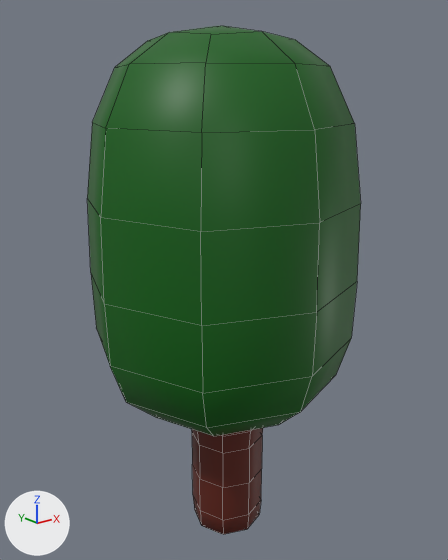
An edit to the FBX model ggj2023/SourceArt/Environment/LowPolyTree/lowpolytree.fbx, drawn before and after from the same camera.
Both versions are drawn from a 50 mm lens placed at (-17.9, -22.1, 22.5), pointed at (0.2, 0.5, 13.4). Lighting does not change. The marker at lower left points along +X, +Y and +Z. Mesh edges are drawn as thin lines. Where no turn or scale is listed for an object, it has been applied to the vertices.
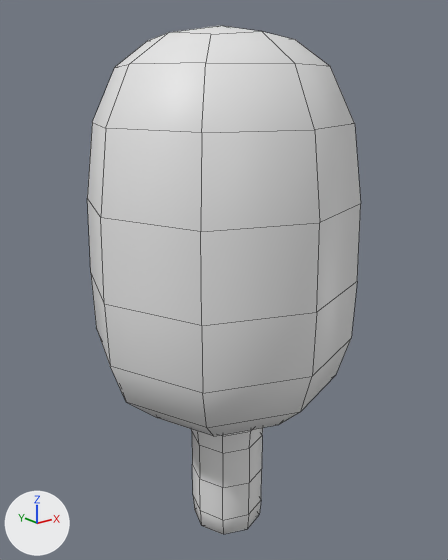
Where the change shows, as pixel boxes [x1, y1, x2, y2] in the pictures (448 x 560 px):
part 1 of me_plane, recoloured
    both: [192, 428, 263, 534]
part 2 of me_plane, recoloured (green to grey)
    both: [87, 26, 361, 436]

Edits to the bpy script that builds the scene:
```text
Change me_plane:
    where me_plane.from_pydata(...)  # 130 vertices, 128 faces; spans x -6.4..6.2, y -5.9..6.6, z 0.0..24.9
    used by ob_plane; location = (0.0, 0.0, 0.0)
    me_plane part 1: all 60 faces that had it switch from mat_material_001 (dark red #5f1f12) to no material
    me_plane part 2: all 68 faces that had it switch from mat_material_002 (dark green #005f08) to no material
```
